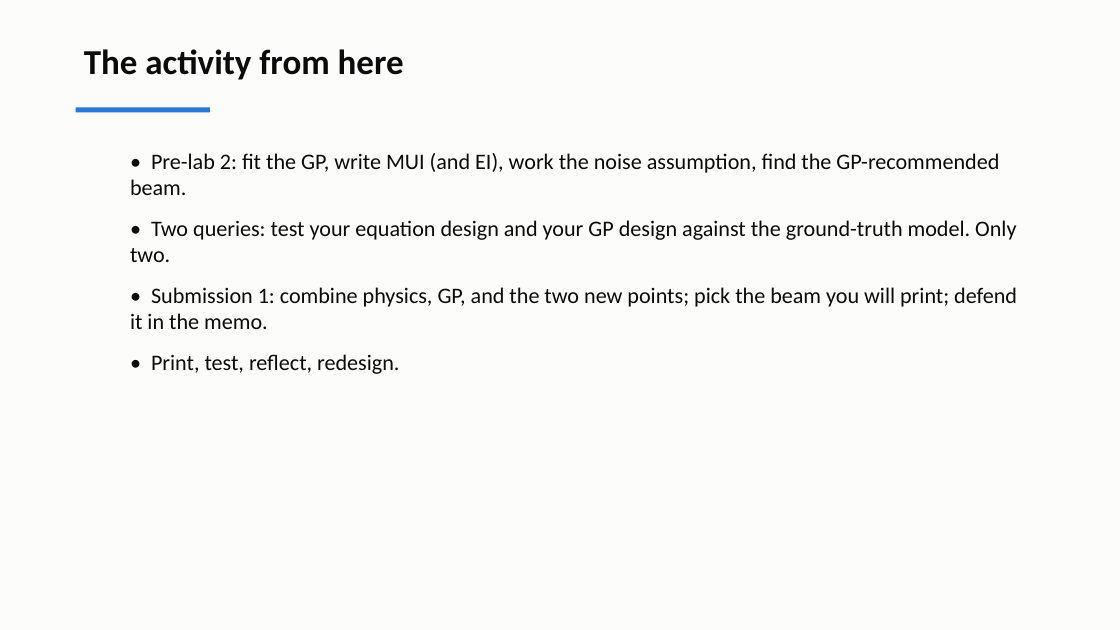
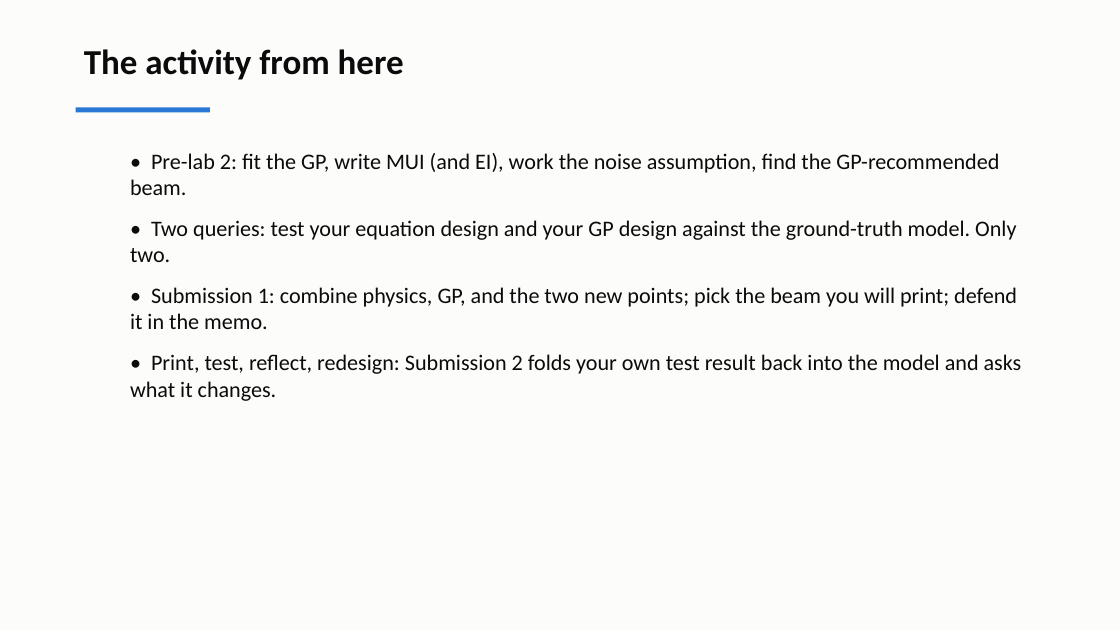
Before and after one commit to andrewvoss8-boop/core-me-data-science-activities-public, a slide deck: slide 19 of me323/Module1_drafts/ME323_Module1_Lecture2.pptx. Drawn at 1120x630 pixels with LibreOffice and Linux fonts; fonts in the diff are those of the drawing. Boxes give left, top, right and bottom in pixels: in the first picture for what was removed or moved away, otherwise in the second. Text is boxed around its words. In the diff, an @@ line names an element or a change of style, - is before the commit and + after.

```diff
--- a/me323/Module1_drafts/ME323_Module1_Lecture2.pptx
+++ b/me323/Module1_drafts/ME323_Module1_Lecture2.pptx
@@ text at <box>130,354,1022,401</box>: text changed @@
-  • Print, test, reflect, redesign.
+  • Print, test, reflect, redesign: Submission 2 folds your own test result back into the model and asks what it changes.
```
Also in this commit, not shown: 6 other slides changed, 9 other files.
